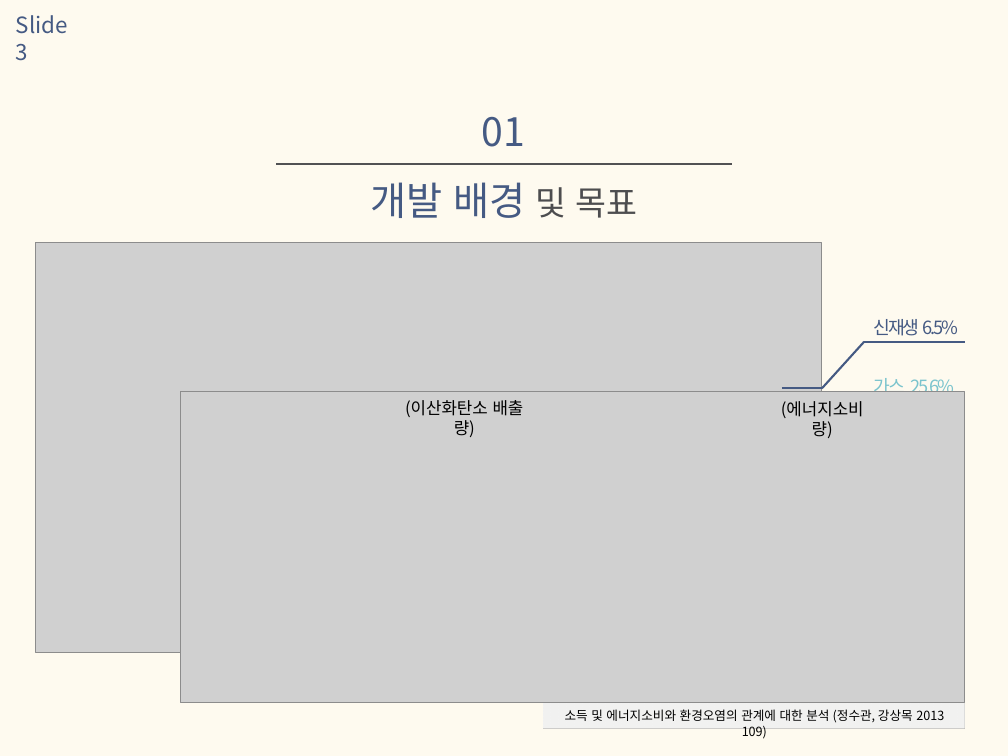
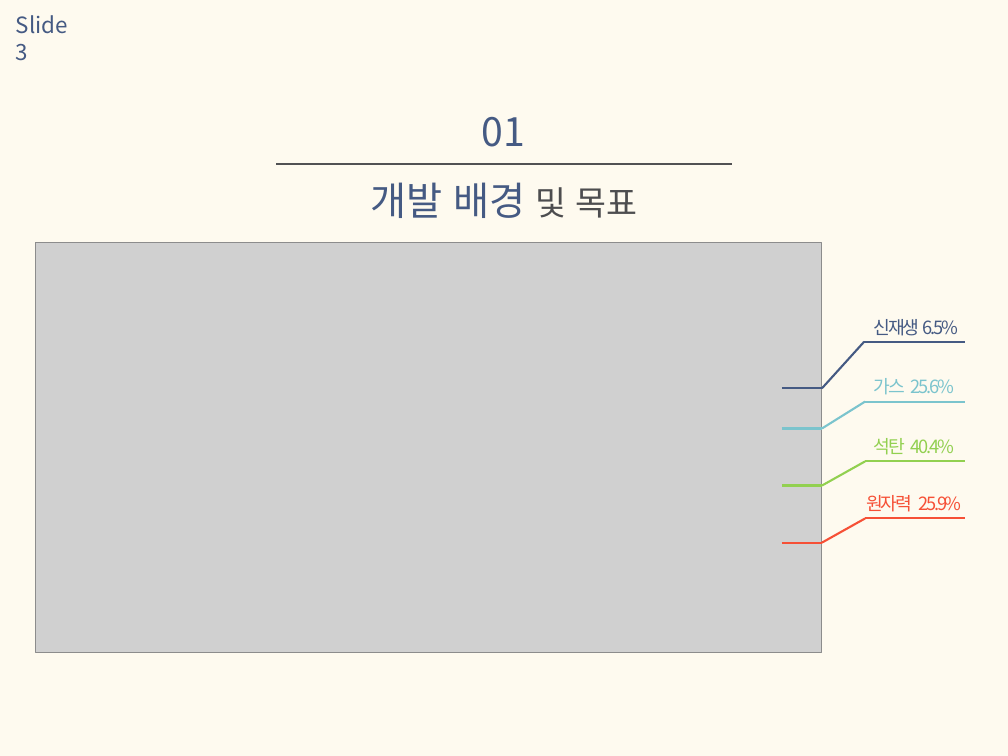
Before and after one commit to 97thCJY/CapstoneDesignDC, a slide deck: slide 4 of req_doc/DC 스마트그리드 홈 네트워크 제안서.pptx. Drawn at 1008x756 pixels with LibreOffice and Linux fonts; fonts in the diff are those of the drawing; grey boxes stand for pictures. Boxes give left, top, right and bottom in pixels: in the first picture for what was removed or moved away, otherwise in the second. Text is boxed around its words. In the diff, an @@ line names an element or a change of style, - is before the commit and + after.

```diff
--- a/req_doc/DC 스마트그리드 홈 네트워크 제안서.pptx
+++ b/req_doc/DC 스마트그리드 홈 네트워크 제안서.pptx
@@ group removed at (180,392,966,729): 2 texts, 1 picture, 1 rectangle @@
-소득 및 에너지소비와 환경오염의 관계에 대한 분석 (정수관, 강상목 2013 109)
-(에너지소비량)
-(이산화탄소 배출량)
@@ group added at (782,401,962,542): 6 lines, 2 texts @@
+석탄 40.4%
+원자력 25.9%
```
Also in this commit, not shown: 2 other slides changed, 1 slide removed.
